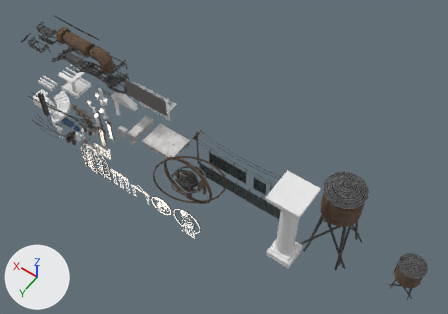
The FBX model Assets/ART/Models/Environment/Imports/DecorationSet.fbx as it was, and as the next commit left it.
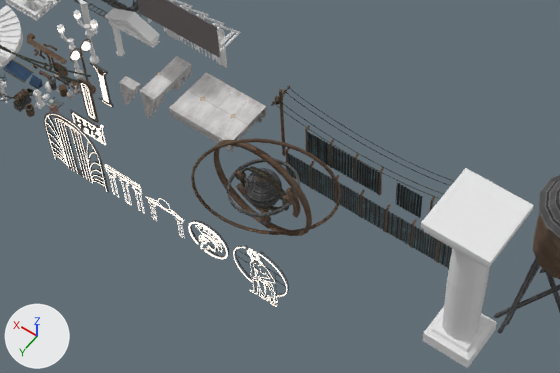
Old and new are each drawn whole from a 50 mm camera at (-94.0, 98.4, 101.4) aimed at (-50.5, 37.5, 5.8) and again close up on the part from 13% to 74% of the width and 28% to 86% of the height. Arrows for +X, +Y and +Z are at lower left; the lights stay in place. Where no turn or scale is listed for an object, it has been applied to the vertices.

The first close-up shows 'AD_Big.001', 'BigPillar', 'Bridge_small_mid.002', 'Bridge_small_start.003', 'CurveSteps.002', 'Cylinder', 'Fence', 'FenceShort', 'GoddesVertex.002', 'MegaBuilding_ArtDecoGate.003', 'Planet_Pole.001', 'RoofShort.001'.
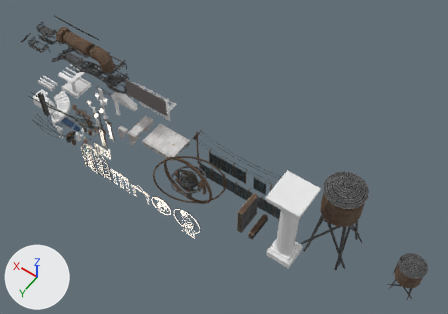
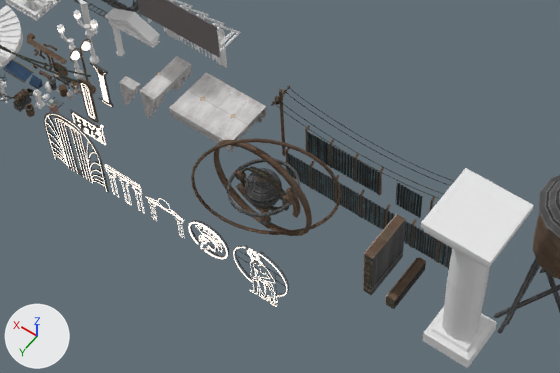
Scene script edits in JSON lines:
```json
{"op": "add", "block": "me_metalpanel", "code": ["me_metalpanel = bpy.data.meshes.new('MetalPanel')", "me_metalpanel.from_pydata(...)  # 40 vertices, 36 faces; spans x 6.0..7.0, y -5.23..0.0, z 0.0..1.57", "me_metalpanel.materials.append(mat_metalatlas)"]}
{"op": "add", "block": "me_metalpanel_001", "code": ["me_metalpanel_001 = bpy.data.meshes.new('MetalPanel.001')", "me_metalpanel_001.from_pydata(...)  # 272 vertices, 196 faces; spans x -0.7..0.3, y -2.61..2.61, z 0.0..6.3", "me_metalpanel_001.materials.append(mat_metalatlas)"]}
{"op": "add", "block": "ob_metalpanel", "code": ["ob_metalpanel = bpy.data.objects.new('MetalPanel', me_metalpanel)", "ob_metalpanel.location = (-69.64, 46.79, 0.0)"]}
{"op": "add", "block": "ob_metal_cabelwall", "code": ["ob_metal_cabelwall = bpy.data.objects.new('Metal_CabelWall', me_metalpanel_001)", "ob_metal_cabelwall.location = (-60.43, 44.18, 0.0)"]}
```

What differs and where, as boxes [x1, y1, x2, y2] in the close-ups (560 x 373 px):
```json
{"object": "Metal_CabelWall", "change": "added", "after": [363, 214, 406, 296]}
{"object": "MetalPanel", "change": "added", "after": [385, 258, 426, 309]}
```
